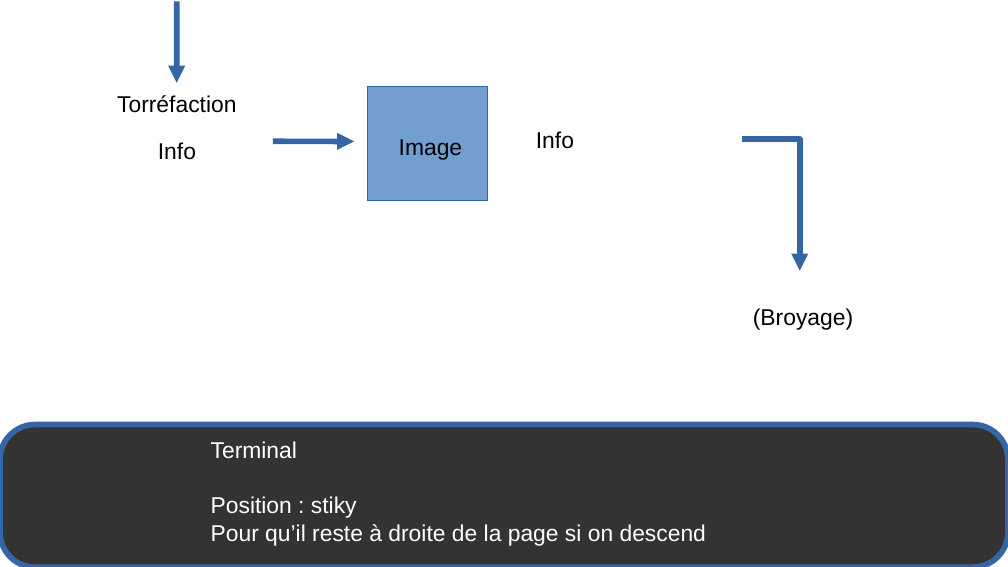
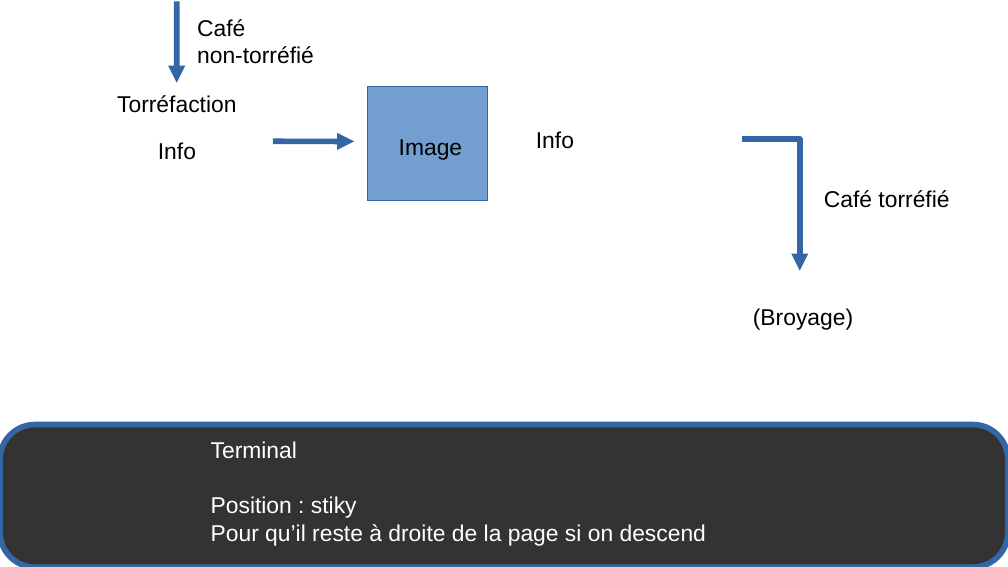
Before and after one commit to certainementalentour/site, a slide deck: slide 3 of SchemaPageFabricationV2.odp. Drawn at 1008x567 pixels with LibreOffice and Linux fonts; fonts in the diff are those of the drawing. Boxes give left, top, right and bottom in pixels: in the first picture for what was removed or moved away, otherwise in the second. Text is boxed around its words. In the diff, an @@ line names an element or a change of style, - is before the commit and + after.

```diff
--- a/SchemaPageFabricationV2.odp
+++ b/SchemaPageFabricationV2.odp
@@ text added at bbox=[197, 19, 314, 64], 18 pt, text #000000 @@
+Café
+non-torréfié
@@ text added at bbox=[824, 190, 949, 208], 18 pt, text #000000 @@
+Café torréfié
```
Also in this commit, not shown: 3 other slides changed, 9 other files.
